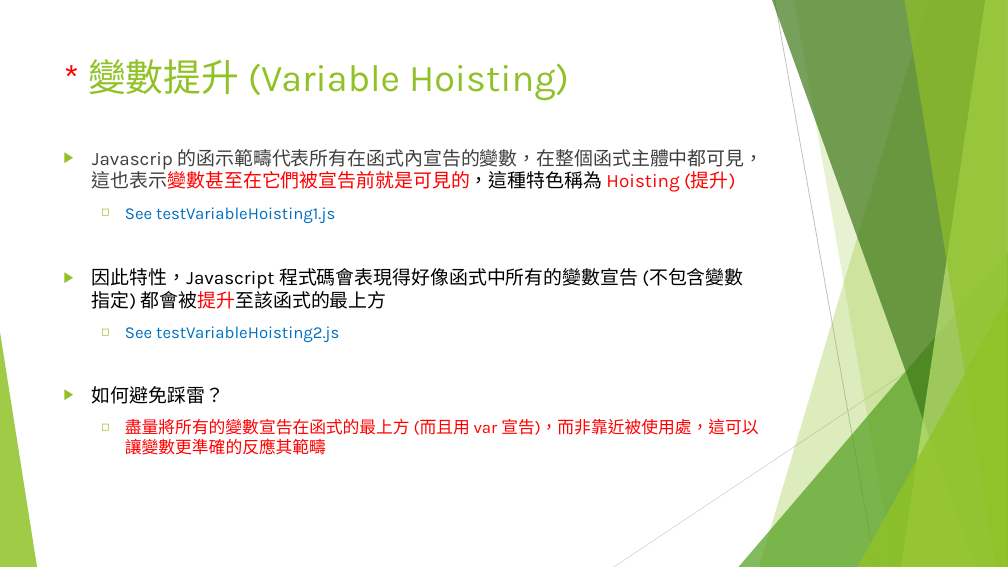
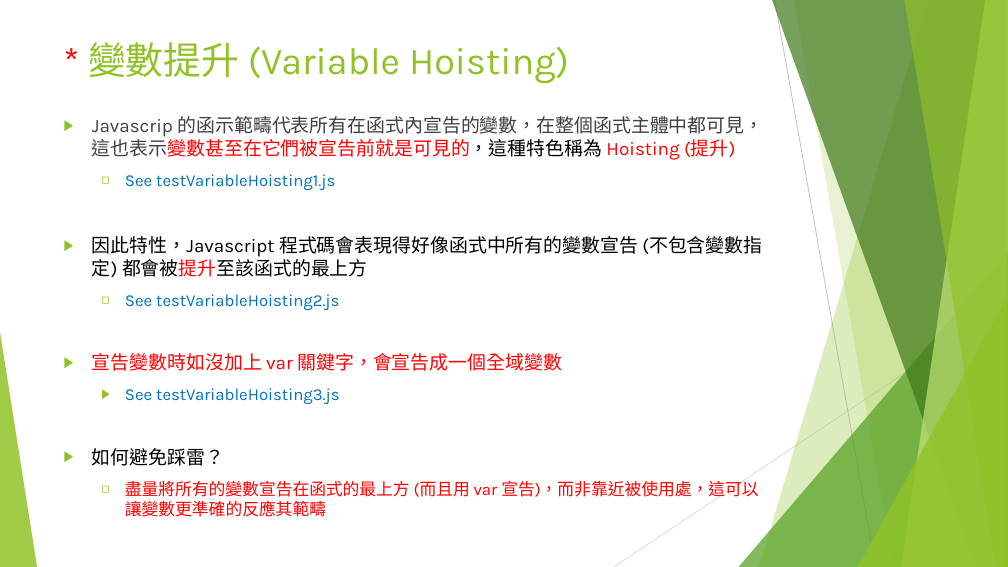
Before and after one commit to adennis1984/IntroduceWebFrontEnd, a slide deck: slide 43 of Part-1-Type-Value-Variable/Web 前端入門(一).pptx. Drawn at 1008x567 pixels with LibreOffice and Linux fonts; fonts in the diff are those of the drawing. Boxes give left, top, right and bottom in pixels: in the first picture for what was removed or moved away, otherwise in the second. Text is boxed around its words. In the diff, an @@ line names an element or a change of style, - is before the commit and + after.

```diff
--- a/Part-1-Type-Value-Variable/Web 前端入門(一).pptx
+++ b/Part-1-Type-Value-Variable/Web 前端入門(一).pptx
@@ title "* 變數提升 (Variable Hoisting)": place and size @@
-title "* 變數提升 (Variable Hoisting)" at [88, 59, 569, 101]
+title "* 變數提升 (Variable Hoisting)" at [88, 42, 569, 84]
@@ text "Javascrip 的函示範疇代表所有在函式內宣告的變數，在整個函式主體中都可見，這也表示變數甚至在它們被宣告前就是可見 ...": place and size @@
-text "Javascrip 的函示範疇代表所有在函式內宣告的變數，在整個函式主體中都可見，這也表示變數甚至在它們被宣告前就是可見 ..." at [92, 149, 764, 455]
+text "Javascrip 的函示範疇代表所有在函式內宣告的變數，在整個函式主體中都可見，這也表示變數甚至在它們被宣告前就是可見 ..." at [92, 116, 764, 517]
@@ text at [92, 175, 562, 404]: paragraphs added @@
+▶ 宣告變數時如沒加上 var 關鍵字，會宣告成一個全域變數
+  ▶ See testVariableHoisting3.js
```
Also in this commit, not shown: 9 other slides changed, 1 other file.
